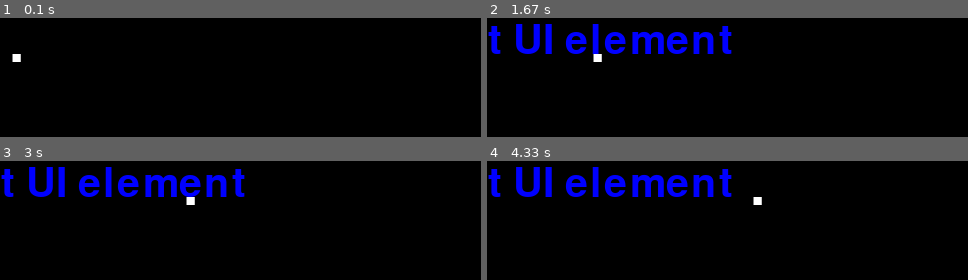
Above: before the commit, frames 1-4 (two rows, left to right).
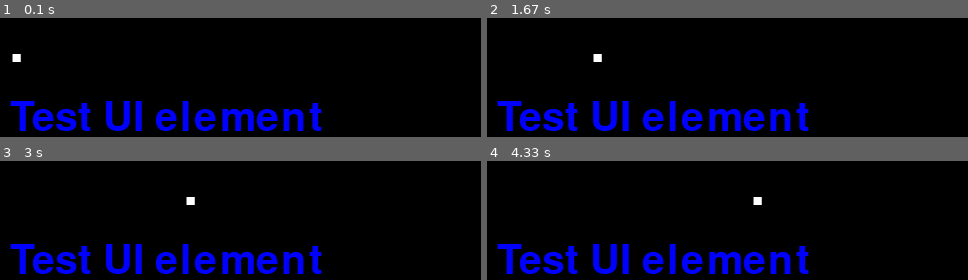
Above: after the commit, the same moments.

Repository: c-michi/pygame_ui
Game: pygame game, started from run_test_window.py
Two runs of this game, one before a commit and one after it. Both use one fixed random seed, a clock stepped at 60 frames per second and the inputs below. The source is Python 2; it was converted automatically to run under Python 3.
Inputs (mouse positions are in pixels of both pictures, inside the frame that each line leads up to):
- Up to frame 1 (0.1 s): no input
- Up to frame 2 (1.67 s): press the mouse at (645, 117) at 0.37 s; move the mouse to (outside the picture) at 0.47 s; release the mouse at (outside the picture) at 0.6 s; click (588, 106) at 1.22 s
- Up to frame 3 (3 s): no input
- Up to frame 4 (4.33 s): no input

The runs differ from the first frame. In frame 1, 7.0% of the frame differs, in the area x 2-67%, y 69-95%; in frame 2, 12%, in the area x 0-67%, y 5-95%; in frame 3, 12%; in frame 4, 12%.

Commit message:
Added more mouse event methods

Diff:
--- a/test_ui.py
+++ b/test_ui.py
@@ -7,14 +7,24 @@
 
 	def start(self, args):
 		self.set_text(args["text"])
-		self.set_pos((0, 0))
+		self.set_pos((100, 100))
 		self.set_size(60)
 		self.set_color((0, 0, 255))
 
-	def mouse_over(self):
-		pos = self.get_pos()
-		new_pos = (pos[0] + 1, pos[1] + 1)
-		self.set_pos(new_pos)
+	def mouse_enter(self):
+		self.set_color((255, 0, 0))
+
+	def mouse_leave(self):
+		self.set_color((0, 0, 255))
+		#pos = self.get_pos()
+		#new_pos = (pos[0] + 1, pos[1] + 1)
+		#self.set_pos(new_pos)
+
+	def mouse_down(self, buttons):
+		self.set_color((0, 255, 0))
+
+	def mouse_up(self, buttons):
+		self.set_color((0, 0, 255))
 
 
 def init(screen):
--- a/ui/ui_elements.py
+++ b/ui/ui_elements.py
@@ -103,3 +103,18 @@
 
 	def mouse_over(self):
 		pass
+
+	def mouse_enter(self):
+		pass
+
+	def mouse_leave(self):
+		pass
+
+	def mouse_clicked(self, buttons):
+		pass
+
+	def mouse_down(self, buttons):
+		pass
+
+	def mouse_up(self, released_buttons):
+		pass
--- a/ui/ui_handler.py
+++ b/ui/ui_handler.py
@@ -14,6 +14,10 @@
 		self.elements = []
 		self.layers = []
 		self.screen = screen
+		self.mouse_pos = (-1, -1)
+		self.pre_mouse_pos = (-1, -1)
+		self.mouse_pressed = None
+		self.pre_mouse_pressed = None
 		if layers is not None:
 			if type(layers) is not int:
 				raise RuntimeError("Count of layers has to be an integer")
@@ -31,11 +35,19 @@
 		"""Causes the Handler and all registered UI elemets
 		to update"""
 		self._element_update()
-		self._exec_mouse_over()
+		self._update_mouse_info()
+		self._exec_mouse_hover()
+		self._exec_mouse_clicked()
 		if self.layers is None:
 			self._nonelayerblit()
 		else:
 			self._layerblit()
+
+	def _update_mouse_info(self):
+		self.pre_mouse_pos = self.mouse_pos
+		self.pre_mouse_pressed = self.mouse_pressed
+		self.mouse_pos = pygame.mouse.get_pos()
+		self.mouse_pressed = pygame.mouse.get_pressed()
 
 	def _element_update(self):
 		for obj in self.elements:
@@ -52,8 +64,23 @@
 		for obj in self.elements:
 			obj._blittosurf(self.screen)
 
-	def _exec_mouse_over(self):
-		mouse_pos = pygame.mouse.get_pos()
+	def _exec_mouse_hover(self):
 		for obj in self.elements:
-			if obj._rect.collidepoint(mouse_pos):
+			if obj._rect.collidepoint(self.mouse_pos):
 				obj.mouse_over()
+				if not obj._rect.collidepoint(self.pre_mouse_pos):
+					obj.mouse_enter()
+			elif not obj._rect.collidepoint(self.mouse_pos):
+				if obj._rect.collidepoint(self.pre_mouse_pos):
+					obj.mouse_leave()
+
+	def _exec_mouse_clicked(self):
+		for obj in self.elements:
+			if obj._rect.collidepoint(self.mouse_pos):
+				if True in self.mouse_pressed:
+					obj.mouse_clicked(self.mouse_pressed)
+					if not True in self.pre_mouse_pressed:
+						obj.mouse_down(self.mouse_pressed)
+				if not True in self.mouse_pressed:
+					if True in self.pre_mouse_pressed:
+						obj.mouse_up(self.pre_mouse_pressed)
